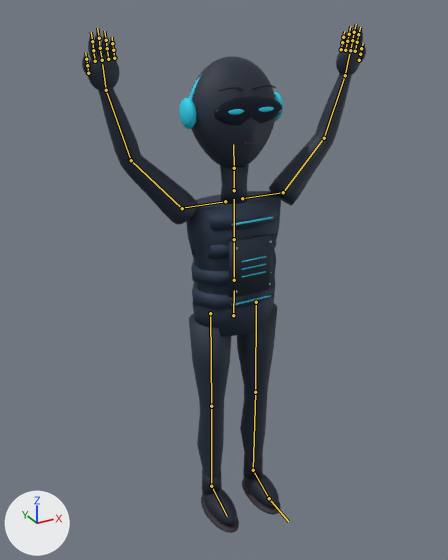
The glTF model output/anime-rigged-catalog-v3/echo/model.glb as it was, and as the next commit left it.
Rendered twice from a 50 mm camera at (-0.927, -1.616, 1.737) aimed at (-0.021, 0.031, 0.914). Every picture has the same lights, and +X, +Y and +Z are marked at lower left. The first picture is the older version. Both versions are drawn at frame 33 of the action 'achievement'; the numbers are the values there. The bones that change, and the others that lie on the model, are drawn over the model as lines.

The first picture shows 'Echo.SkinnedMesh'.
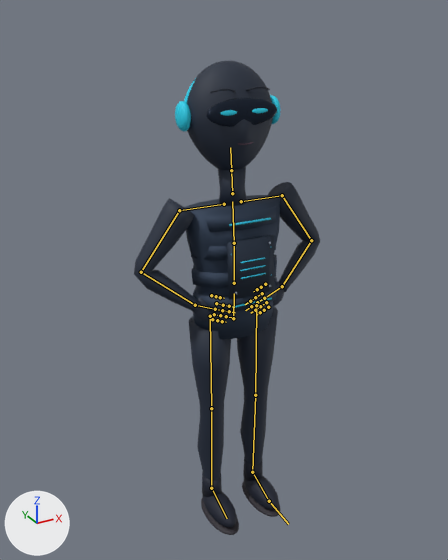
Location of each change, [x1, y1, x2, y2] in pixels of the pictures (448 x 560 px):
'Echo.SkinnedMesh', posed (34% narrower, 6% shorter): before [82, 26, 366, 533]; after [134, 61, 320, 535]
bone 'hips', root to tip: before (233, 315) to (234, 290); after (233, 318) to (234, 293)
bone 'chest', root to tip: before (234, 239) to (234, 199); after (234, 243) to (232, 201)
bone 'head', root to tip: before (234, 168) to (233, 144); after (231, 170) to (230, 147)
bone 'leftUpperArm', root to tip: before (283, 192) to (324, 138); after (282, 195) to (311, 240)
bone 'leftLowerArm', root to tip: before (324, 138) to (345, 75); after (311, 240) to (282, 286)
bone 'leftHand', root to tip: before (345, 75) to (349, 54); after (282, 286) to (267, 296)
bone 'rightUpperArm', root to tip: before (182, 208) to (131, 160); after (179, 210) to (141, 272)
bone 'rightLowerArm', root to tip: before (131, 160) to (106, 90); after (141, 272) to (195, 305)
bone 'rightHand', root to tip: before (106, 90) to (102, 64); after (195, 305) to (212, 308)
bone 'leftFoot', root to tip: before (253, 470) to (269, 498); after (252, 472) to (269, 501)
bone 'rightFoot', root to tip: before (211, 486) to (227, 516); after (211, 488) to (227, 518)

Patch to the scene script:
```diff
--- a/output/anime-rigged-catalog-v3/echo/model.glb.py
+++ b/output/anime-rigged-catalog-v3/echo/model.glb.py
@@ bone_rig_object @@
 bone_rig_object = bpy.data.objects['Rig']  # the whole rig 'Rig'
-bone_rig_object.location = (0.0, 0.0, 0.0)
+bone_rig_object.location = (0.0, 0.0, -0.011)
@@ bone_hips @@
 bone_hips = bpy.data.objects['Rig'].pose.bones['hips']
-bone_hips.rotation_quaternion = (1.0, 0.0, 0.0, 0.0)  # degrees (0, 0, 0)
+bone_hips.rotation_quaternion = (1.0, 0.0, -0.017, 0.0)  # degrees (0, -2, 0)
@@ bone_chest @@
 bone_chest = bpy.data.objects['Rig'].pose.bones['chest']  # child of 'spine'
-bone_chest.rotation_quaternion = (1.0, 0.0, 0.0, 0.0)  # degrees (0, 0, 0)
+bone_chest.rotation_quaternion = (0.999, -0.035, 0.0, 0.0)  # degrees (-4, 0, 0)
@@ bone_head @@
 bone_head = bpy.data.objects['Rig'].pose.bones['head']  # child of 'neck'
-bone_head.rotation_quaternion = (1.0, -0.03, 0.0, 0.0)  # degrees (-3, 0, 0)
+bone_head.rotation_quaternion = (0.999, -0.024, -0.022, -0.001)  # degrees (-3, -2, 0)
@@ bone_leftupperarm @@
 bone_leftupperarm = bpy.data.objects['Rig'].pose.bones['leftUpperArm']  # child of 'leftShoulder'
-bone_leftupperarm.location = (0.003, 0.0, 0.0)
-bone_leftupperarm.rotation_quaternion = (0.918, 0.398, 0.005, -0.002)  # degrees (47, 1, 0)
+bone_leftupperarm.location = (0.0, 0.0, 0.0)
+bone_leftupperarm.rotation_quaternion = (0.892, -0.45, 0.0, 0.047)  # degrees (-53, 2, 5)
@@ bone_leftlowerarm @@
 bone_leftlowerarm = bpy.data.objects['Rig'].pose.bones['leftLowerArm']  # child of 'leftUpperArm'
-bone_leftlowerarm.rotation_quaternion = (0.975, 0.222, -0.012, -0.029)  # degrees (26, -1, -4)
+bone_leftlowerarm.rotation_quaternion = (0.718, -0.681, 0.0, -0.143)  # degrees (-86, -11, -12)
@@ bone_lefthand @@
 bone_lefthand = bpy.data.objects['Rig'].pose.bones['leftHand']  # child of 'leftLowerArm'
-bone_lefthand.rotation_quaternion = (0.994, 0.1, -0.019, -0.031)  # degrees (12, -2, -4)
+bone_lefthand.rotation_quaternion = (0.981, -0.167, 0.0, 0.1)  # degrees (-19, 2, 11)
@@ bone_rightupperarm @@
 bone_rightupperarm = bpy.data.objects['Rig'].pose.bones['rightUpperArm']  # child of 'rightShoulder'
-bone_rightupperarm.location = (-0.003, 0.0, 0.0)
-bone_rightupperarm.rotation_quaternion = (0.918, 0.398, -0.005, 0.002)  # degrees (47, -1, 0)
+bone_rightupperarm.location = (0.0, 0.0, 0.0)
+bone_rightupperarm.rotation_quaternion = (0.892, -0.45, 0.0, -0.047)  # degrees (-53, -2, -5)
@@ bone_rightlowerarm @@
 bone_rightlowerarm = bpy.data.objects['Rig'].pose.bones['rightLowerArm']  # child of 'rightUpperArm'
-bone_rightlowerarm.rotation_quaternion = (0.975, 0.222, 0.012, 0.029)  # degrees (26, 1, 4)
+bone_rightlowerarm.rotation_quaternion = (0.718, -0.681, 0.0, 0.143)  # degrees (-86, 11, 12)
@@ bone_righthand @@
 bone_righthand = bpy.data.objects['Rig'].pose.bones['rightHand']  # child of 'rightLowerArm'
-bone_righthand.rotation_quaternion = (0.994, 0.1, 0.019, 0.031)  # degrees (12, 2, 4)
+bone_righthand.rotation_quaternion = (0.981, -0.167, 0.0, -0.1)  # degrees (-19, -2, -11)
@@ bone_leftfoot @@
 bone_leftfoot = bpy.data.objects['Rig'].pose.bones['leftFoot']  # child of 'leftLowerLeg'
-bone_leftfoot.rotation_quaternion = (1.0, 0.0, 0.0, 0.0)  # degrees (0, 0, 0)
+bone_leftfoot.rotation_quaternion = (1.0, -0.002, 0.0, -0.016)  # degrees (0, 0, -2)
@@ bone_rightfoot @@
 bone_rightfoot = bpy.data.objects['Rig'].pose.bones['rightFoot']  # child of 'rightLowerLeg'
-bone_rightfoot.rotation_quaternion = (1.0, 0.0, 0.0, 0.0)  # degrees (0, 0, 0)
+bone_rightfoot.rotation_quaternion = (1.0, 0.002, 0.0, -0.017)  # degrees (0, 0, -2)
```
